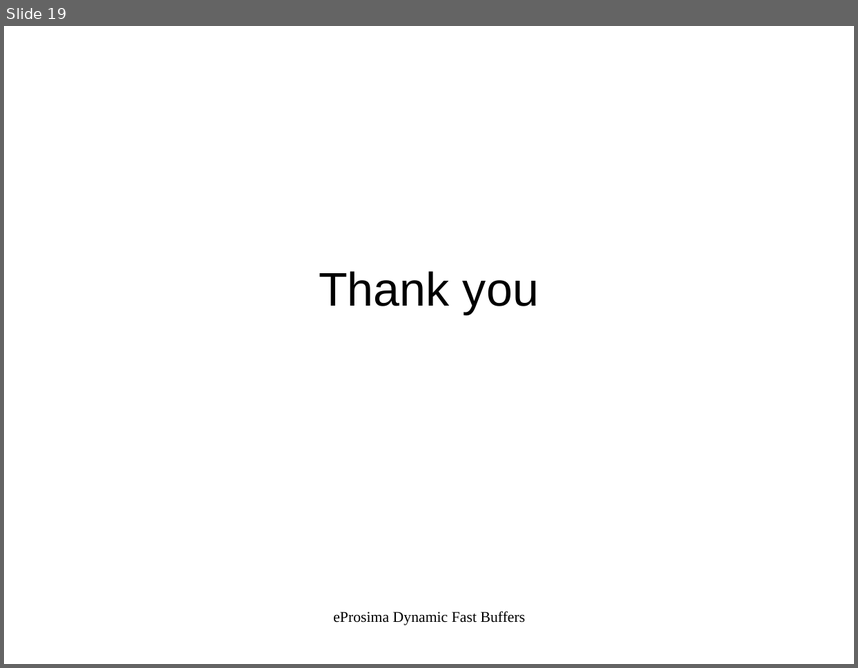
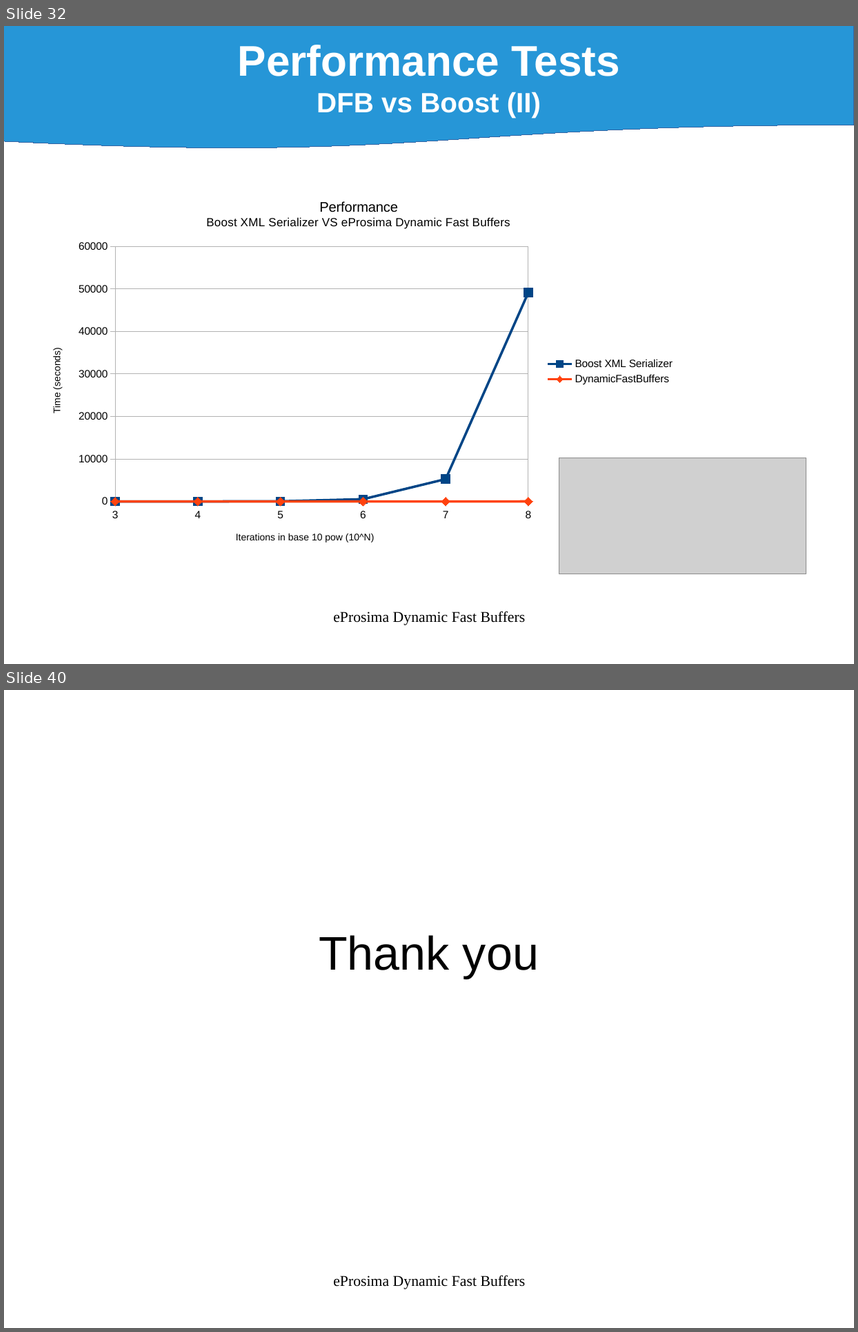
Before and after one commit to eProsima/Dynamic-Fast-Buffers, a slide deck: doc/DynamicFastBuffers_v0.1.odp. Shown one above the other, each under a label of ours: slide 19 before the commit, slides 32 and 40 after it; the slides between them are not shown. The pictures are 858x668 and 858x1332 pixels, drawn with LibreOffice and Linux fonts; fonts in the diff are those of the drawing; grey boxes stand for pictures. Boxes give left, top, right and bottom in pixels: in the first picture for what was removed or moved away, otherwise in the second. Text is boxed around its words. In the diff, an @@ line names an element or a change of style, - is before the commit and + after.

```diff
--- a/doc/DynamicFastBuffers_v0.1.odp
+++ b/doc/DynamicFastBuffers_v0.1.odp
@@ slide 32 added at (x1=4, y1=26, x2=854, y2=664), background #FFFFFF @@
@@ flow chart document added at (x1=4, y1=26, x2=854, y2=150), fill #0084D1 at 85% opacity, outline #3465A4 0 pt, 40 pt, text #FFFFFF, bold @@
+Performance Tests
+DFB vs Boost (II)
@@ line chart added at (x1=35, y1=185, x2=683, y2=558) @@
+title "Performance Boost XML Serializer VS eProsima Dynamic Fast Buffers"
+categories: 3, 4, 5, 6, 7, 8
+Boost XML Serializer: 0, 0, 0, 1000, 5000, 49000
+DynamicFastBuffers: 0, 0, 0, 0, 0, 0
@@ picture added at (x1=559, y1=458, x2=806, y2=574) @@
@@ text added at (x1=333, y1=610, x2=526, y2=625), 14 pt, text #000000 @@
+eProsima Dynamic Fast Buffers
@@ what was slide 19 is now slide 40 @@
```
Also in this commit, not shown: 4 slides changed, 20 other slides added, 8 other files.
